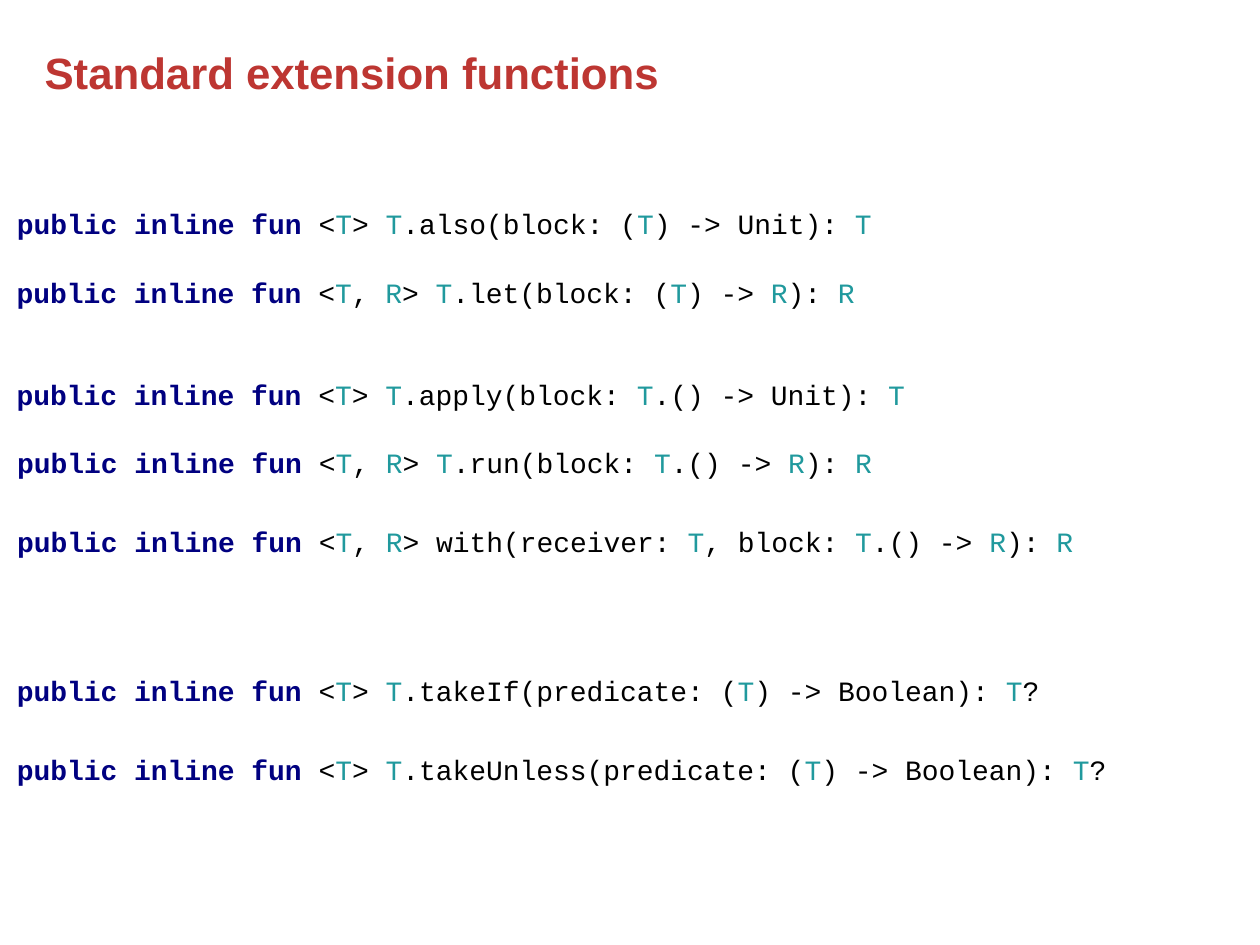
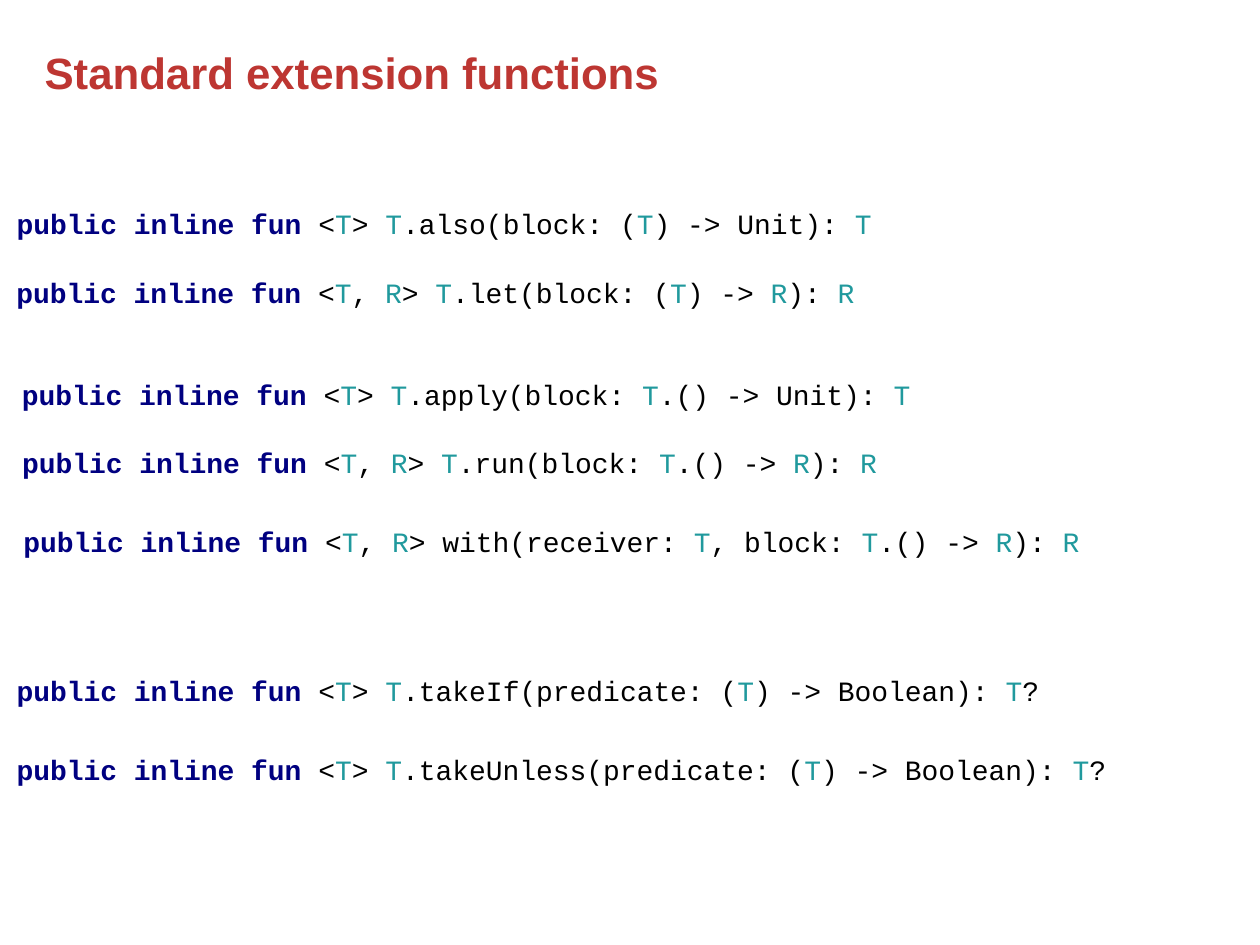
Before and after one commit to rokusjar/KotlinSkoleni, a slide deck: slide 3 of slides/Kotlin - 4. Standard Extension Functions.pptx. Drawn at 1260x945 pixels with LibreOffice and Linux fonts; fonts in the diff are those of the drawing; background and template pictures are left out. Boxes give left, top, right and bottom in pixels: in the first picture for what was removed or moved away, otherwise in the second. Text is boxed around its words. In the diff, an @@ line names an element or a change of style, - is before the commit and + after.

```diff
--- a/slides/Kotlin - 4. Standard Extension Functions.pptx
+++ b/slides/Kotlin - 4. Standard Extension Functions.pptx
@@ text "public inline fun <T> T.apply(block: ...": place and size @@
-text "public inline fun <T> T.apply(block: ..." at (17, 385, 905, 411)
+text "public inline fun <T> T.apply(block: ..." at (22, 385, 911, 411)
@@ text "public inline fun <T, R> ...": place and size @@
-text "public inline fun <T, R> ..." at (17, 453, 872, 479)
+text "public inline fun <T, R> ..." at (22, 453, 877, 479)
@@ text "public inline fun <T, R> ...": place and size @@
-text "public inline fun <T, R> ..." at (17, 532, 1073, 558)
+text "public inline fun <T, R> ..." at (23, 532, 1080, 558)
```
Also in this commit, not shown: 9 other slides changed, 1 slide added, 2 slides removed.
